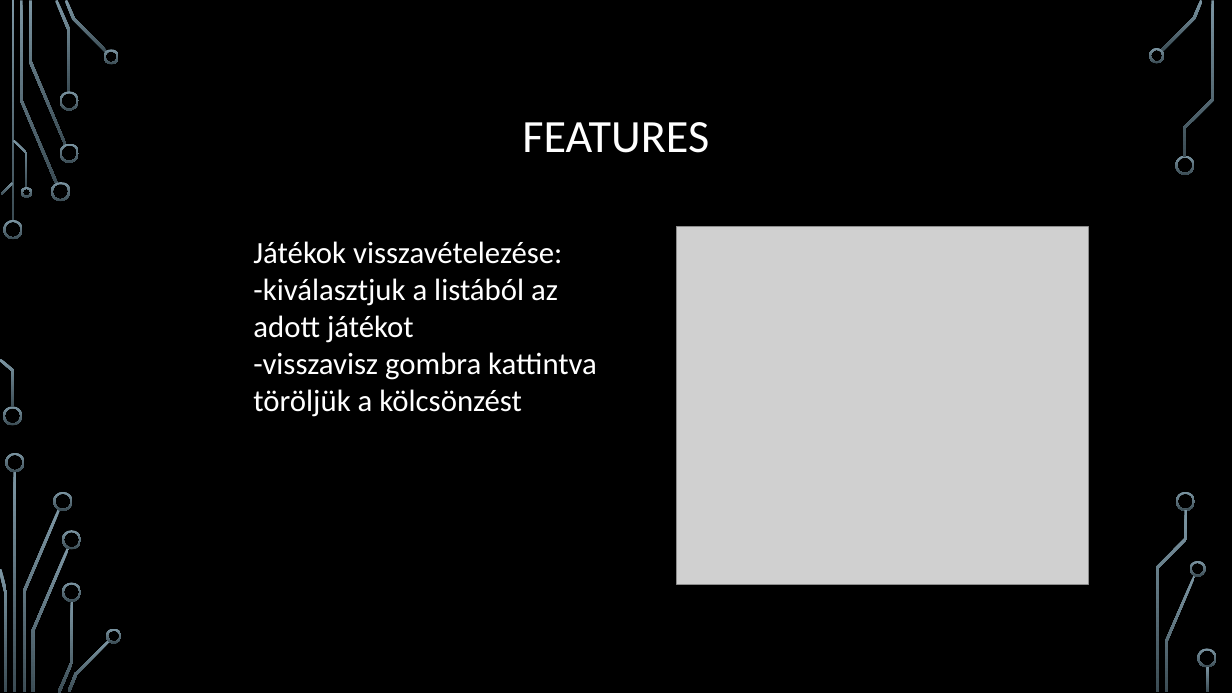
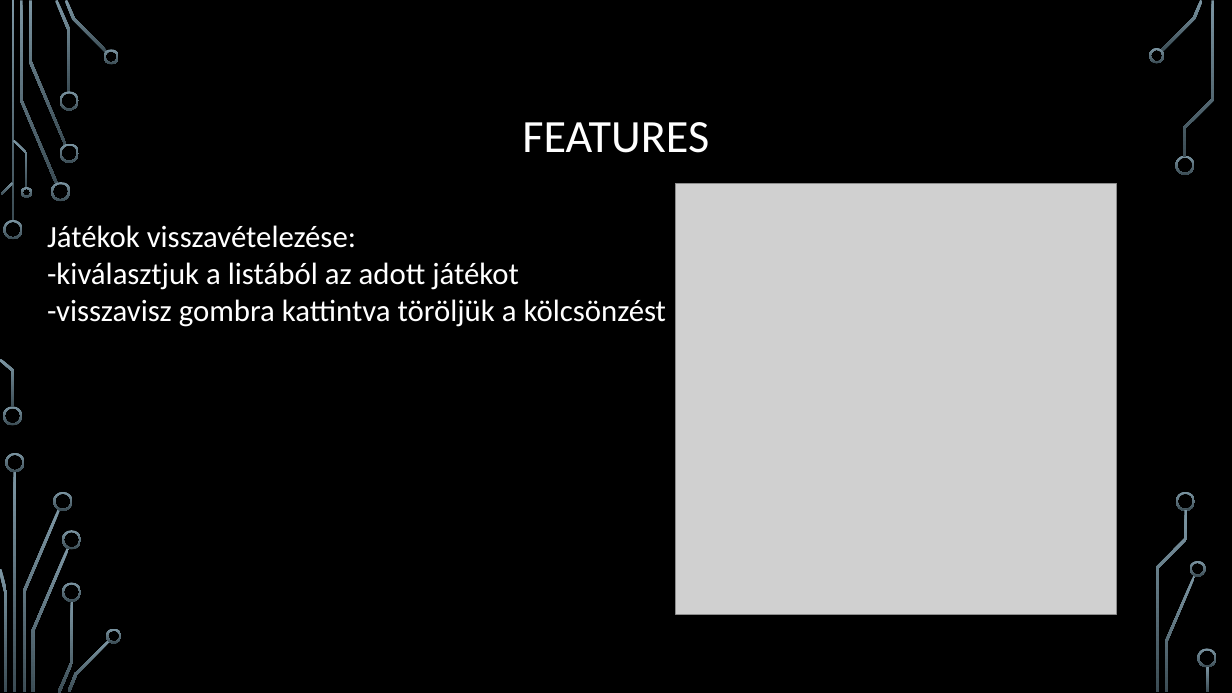
Before and after one commit to sandorrobert/TEAM_CS, a slide deck: slide 7 of Team_CS.pptx. Drawn at 1232x693 pixels with LibreOffice and Linux fonts; fonts in the diff are those of the drawing; grey boxes stand for pictures; background and template pictures are left out. Boxes give left, top, right and bottom in pixels: in the first picture for what was removed or moved away, otherwise in the second. Text is boxed around its words. In the diff, an @@ line names an element or a change of style, - is before the commit and + after.

```diff
--- a/Team_CS.pptx
+++ b/Team_CS.pptx
@@ picture: place and size @@
-picture at (677, 226, 1088, 584)
+picture at (676, 184, 1116, 615)
@@ text "Játékok visszavételezése:" rewrapped from (253, 241, 597, 417) to (47, 225, 667, 327) @@
```
Also in this commit, not shown: 6 other slides changed, 2 slides added, 1 slide removed.
